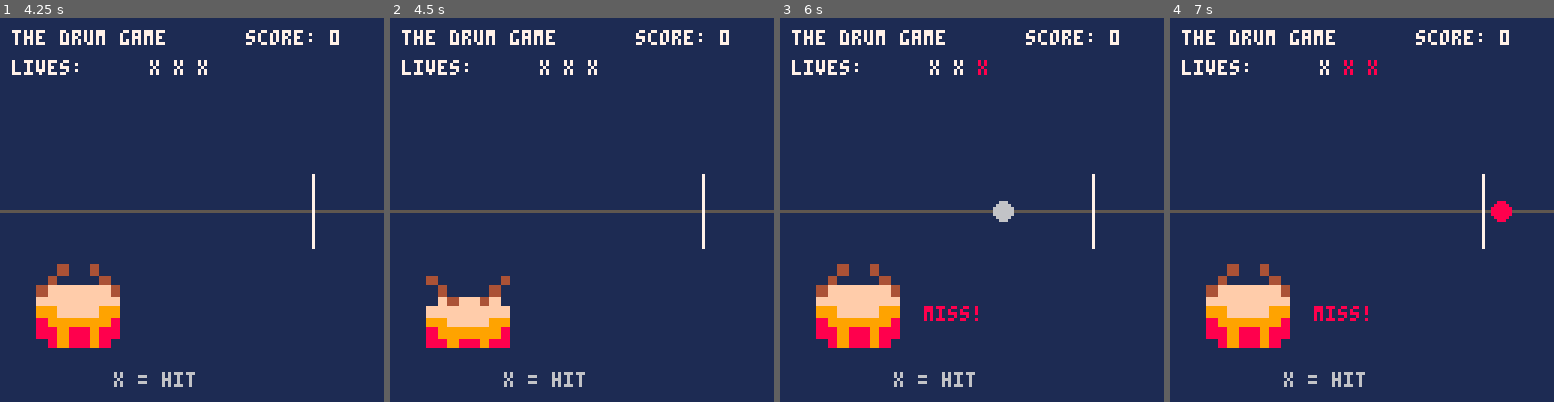
Above: before the commit, frames 1-4 (left to right).
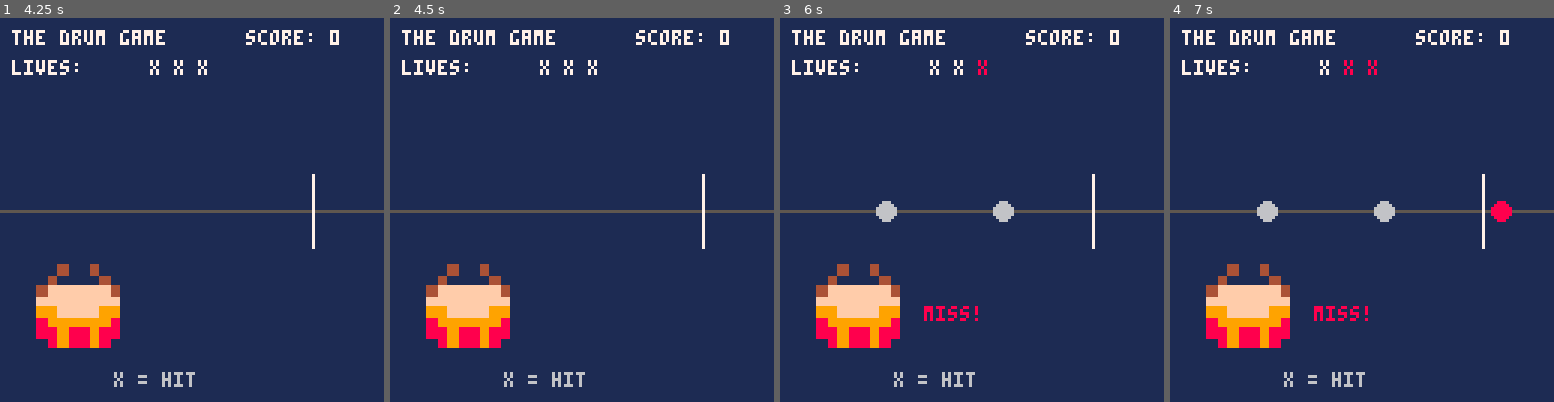
Above: after the commit, the same moments.

Repository: regular-username/1ButtonGame.p8
Game: PICO-8 cartridge 1ButtonGame.p8
Same seed, same stepped clock (60 frames per second), same inputs: the game is played once before the commit and once after it.
Inputs:
- Up to frame 1 (4.25 s): tap X (X key) at 0.33, 1.07, 1.85, 2.97, 4.08 s
- Up to frame 2 (4.5 s): no input
- Up to frame 3 (6 s): tap X (X key) at 5.2 s
- Up to frame 4 (7 s): tap X (X key) at 6.32 s

Frame 1 is identical in both runs. In frame 2, 2.6% of the frame differs, in the area x 9-32%, y 64-86%; in frame 3, 0.2%; in frame 4, 0.5%.

Commit message:
fixed a lot of bugs

Diff:
--- a/1ButtonGame.p8
+++ b/1ButtonGame.p8
@@ -7,13 +7,16 @@
 score = 0
 lives = 3
 game_over = false
-spawn_timer = 0
+
 hit_timer = 0
 hit_color = 11
+
 message = ""
 message_timer = 0
 message_color = 7
+
 start_screen = true
+
 anim_frame = 0
 anim_timer = 0
 
@@ -25,44 +28,48 @@
 -- 0 = silence
 
 rhythm_patterns = {
-   {0, 0, 0, 0}, -- ----
-   {1, 0, 0, 0}, -- .---
-   {1, 0, 1, 0}, -- .-.-
-   {1, 1, 1, 1}, -- ....
+    {0, 0, 0, 0}, -- 1: ----
+    {1, 0, 0, 0}, -- 2: •---
+    {1, 0, 1, 0}, -- 3: •-•-
+    {1, 0, 0, 1}, -- 4: •--•
+    {1, 1, 1, 1}  -- 5: ••••
 }
 
 rhythm_type = 1
-rhythm_step= 1
-
---beat timing at 110 bpm
+rhythm_step = 1
+last_rhythm_type = 0
+
+-- timing at 110 bpm
 beat_timer = 0
-beat_lenght = 1800 / 110
-
--- timing settings
+beat_length = 1800 / 110
+
+-- hit timing settings
 hit_window = 6
 near_line_window = 18
 
+-- initialize game
 function _init()
     notes = {}
     score = 0
     lives = 3
     game_over = false
-    spawn_timer = 0
+
     hit_timer = 0
     hit_color = 11
+
     message = ""
     message_timer = 0
     message_color = 7
+
     start_screen = true
 
-    pattern_index = 1
+    anim_frame = 0
+    anim_timer = 0
 
     rhythm_type = 1
     rhythm_step = 1
+    last_rhythm_type = 0
     beat_timer = 0
-
-    spawn_timer = 0
-
 end
 
 -- restart game
@@ -71,32 +78,37 @@
     score = 0
     lives = 3
     game_over = false
-    spawn_timer = 0
+
     hit_timer = 0
     hit_color = 11
+
     message = ""
     message_timer = 0
     message_color = 7
-    start_screen = false
-
-    pattern_index = 1
+
+    anim_frame = 0
+    anim_timer = 0
 
     rhythm_type = 1
     rhythm_step = 1
+    last_rhythm_type = 0
     beat_timer = 0
-end
-
+
+    start_screen = false
+    music(0)
+end
+
+-- spawn a note
 function spawn_note()
     local note_speed = 1.2
 
     add(notes, {
-        x = target_x - note_speed *
-        beat_lenght * 4,
+        x = target_x - note_speed * beat_length * 4,
         y = target_y,
         speed = note_speed,
         judged = false,
         color = 6
-     })
+    })
 end
 
 -- lose one life
@@ -107,6 +119,66 @@
         lives = 0
         game_over = true
     end
+end
+
+-- choose a rhythm based on score
+function choose_rhythm()
+    local r = rnd(1)
+    local max_type = 5
+
+    if score < 5 then
+        -- beginner: mostly simple rhythms
+        max_type = 4
+
+        if r < 0.15 then
+            rhythm_type = 1
+        elseif r < 0.65 then
+            rhythm_type = 2
+        elseif r < 0.85 then
+            rhythm_type = 3
+        else
+            rhythm_type = 4
+        end
+
+    elseif score < 15 then
+        -- intermediate: balanced variety
+        if r < 0.15 then
+            rhythm_type = 1
+        elseif r < 0.38 then
+            rhythm_type = 2
+        elseif r < 0.63 then
+            rhythm_type = 3
+        elseif r < 0.83 then
+            rhythm_type = 4
+        else
+            rhythm_type = 5
+        end
+
+    else
+        -- advanced: all rhythms remain possible
+        if r < 0.15 then
+            rhythm_type = 1
+        elseif r < 0.35 then
+            rhythm_type = 2
+        elseif r < 0.60 then
+            rhythm_type = 3
+        elseif r < 0.80 then
+            rhythm_type = 4
+        else
+            rhythm_type = 5
+        end
+    end
+
+    -- avoid repeating the same rhythm twice
+    if rhythm_type == last_rhythm_type then
+        rhythm_type += 1
+
+        if rhythm_type > max_type then
+            rhythm_type = 1
+        end
+    end
+
+    last_rhythm_type = rhythm_type
 end
 
 function _update()
@@ -115,8 +187,15 @@
     if start_screen then
         if btnp(5) then
             start_screen = false
-            music (0)
-        end
+
+            rhythm_type = 1
+            rhythm_step = 1
+            last_rhythm_type = 0
+            beat_timer = 0
+
+            music(0)
+        end
+
         return
     end
 
@@ -125,79 +204,46 @@
         if btnp(5) then
             restart_game()
         end
+
         return
     end
 
-    --animate character
+    -- animate character
     if anim_frame > 0 then
-       anim_timer -= 1
-
-       if anim_timer <= 0 then
-          if anim_frame < 3 then
-             anim_frame += 1
-             anim_timer = 5
-          else
-             anim_frame = 0
-          end
-       end
-    end
-
--- play the rhythm pattern
-beat_timer += 1
-
-if beat_timer >= beat_lenght then
-   beat_timer -= beat_lenght
-
--- choose a new pattern every 4 beats
-if rhythm_step == 1 then
-   local r = rnd(1)
-
-   if score < 5 then
-      if r < 0.55 then
-      rhythm_type = 1
-   else
-      rhythm_type = 2
-   end
-
-   elseif score < 15 then
-      if r < 0.20 then
-      rhythm_type = 1
-   elseif r < 0.45 then
-      rhythm_type = 2
-   elseif r < 0.72 then
-      rhythm_type = 3
-   else
-      rhythm_type = 4
-   end
-
-else
-   if r < 0.10 then
-      rhythm_type = 1
-   elseif r < 0.20 then
-      rhythm_type = 2
-   elseif r < 0.45 then
-      rhythm_type = 3
-   elseif r < 0.70 then
-      rhythm_type = 4
-   else
-      rhythm_type = 5
-   end
-end
-end
-
---spawn a note only on active beat
-if rhythm_patterns[rhythm_type]
-[rhythm_step] == 1 then
-   spawn_note()
-end
-
-rhythm_step += 1
-
-if rhythm_step > 4 then
-   rhythm_step = 1
-   end
-end
-
+        anim_timer -= 1
+
+        if anim_timer <= 0 then
+            if anim_frame < 3 then
+                anim_frame += 1
+                anim_timer = 5
+            else
+                anim_frame = 0
+            end
+        end
+    end
+
+    -- rhythm clock
+    beat_timer += 1
+
+    if beat_timer >= beat_length then
+        beat_timer -= beat_length
+
+        -- choose a new rhythm every four beats
+        if rhythm_step == 1 then
+            choose_rhythm()
+        end
+
+        -- spawn notes only on active beats
+        if rhythm_patterns[rhythm_type][rhythm_step] == 1 then
+            spawn_note()
+        end
+
+        rhythm_step += 1
+
+        if rhythm_step > 4 then
+            rhythm_step = 1
+        end
+    end
 
     -- move notes and check misses
     for n in all(notes) do
@@ -214,9 +261,9 @@
         end
     end
 
-    -- pressing x
+    -- pressing x plays the drum
     if btnp(5) then
-    sfx(3)
+        sfx(3)
 
         hit_timer = 8
         hit_color = 11
@@ -252,15 +300,14 @@
         else
             -- wrong timing
             hit_color = 8
+
             lose_life()
 
             message = "miss!"
             message_color = 8
             message_timer = 30
 
-            -- if a note is very close to the line,
-            -- mark it as already judged so it cannot
-            -- take another life when it passes the line
+            -- prevent losing another life for the same note
             if best and best_dist <= near_line_window then
                 best.judged = true
                 best.color = 8
@@ -273,6 +320,7 @@
         hit_timer -= 1
     end
 
+    -- message timer
     if message_timer > 0 then
         message_timer -= 1
     else
@@ -303,7 +351,7 @@
         return
     end
 
-    -- score
+    -- title and score
     print("the drum game", 4, 4, 7)
     print("score: "..score, 82, 4, 7)
 
@@ -320,34 +368,38 @@
 
     -- target line
     line(0, target_y, 127, target_y, 5)
-    line(target_x, target_y - 12,
-         target_x, target_y + 12, 7)
+
+    line(
+        target_x, target_y - 12,
+        target_x, target_y + 12,
+        7
+    )
 
     -- notes
     for n in all(notes) do
         circfill(n.x, n.y, 3, n.color)
     end
 
-    --animated character
+    -- animated character
     local frame = 1
 
     if anim_frame > 0 then
-       frame = anim_frame
-
+        frame = anim_frame
     end
 
     sspr(
-       frame * 8, 0, 8, 8,
-       12, 82, 28, 28
-       )
-
-    -- show hit
+        frame * 8, 0, 8, 8,
+        12, 82, 28, 28
+    )
+
+    -- hit indicator
     if hit_timer > 0 then
         circfill(110, 96, 5, hit_color)
     end
 
     print("x = hit", 38, 118, 6)
 
+    -- hit or miss message
     if message_timer > 0 then
         print(message, 48, 96, message_color)
     end
